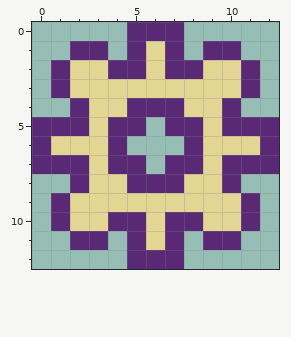
A pixel-art file gets an edit: assets/original/OptionsCog.aseprite. Above is the file before it was changed.
13x13 pixels, 1 frame.
The same view after the edit:
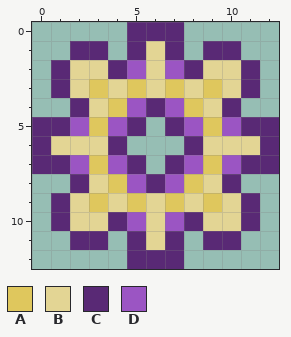
Palette (. is transparent): A #dfc75d  B #e3d594  C #592975  D #9b55c3
Commit message: Finished options menu
Difference:
Layer "Layer 1":
y 2: x 5 C -> D; x 7 C -> D
y 3: x 3 B -> A; x 5 B -> A; x 7 B -> A; x 9 B -> A
y 4: x 4..5 BC -> AD; x 7..8 CB -> DA
y 5: x 2..4 CBC -> DAD; x 8..10 CBC -> DAD
y 7: x 2..4 CBC -> DAD; x 8..10 CBC -> DAD
y 8: x 4..5 BC -> AD; x 7..8 CB -> DA
y 9: x 3 B -> A; x 5 B -> A; x 7 B -> A; x 9 B -> A
y 10: x 5 C -> D; x 7 C -> D
Changed places in both pictures, as pixel boxes (x1, y1, x2, y2):
changed: (70, 60, 241, 231)
